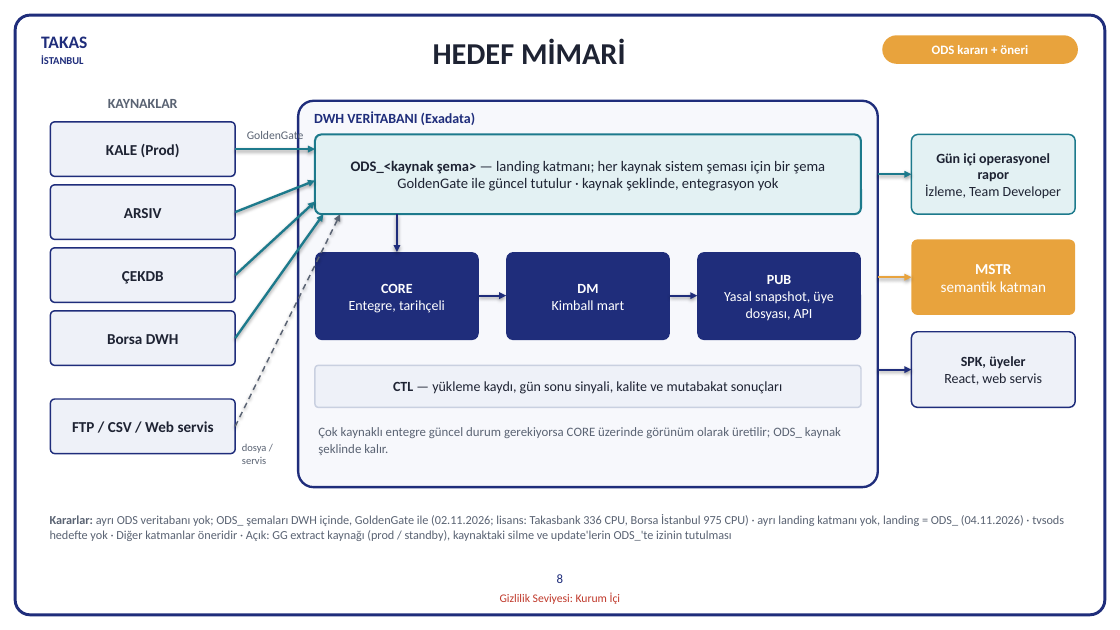
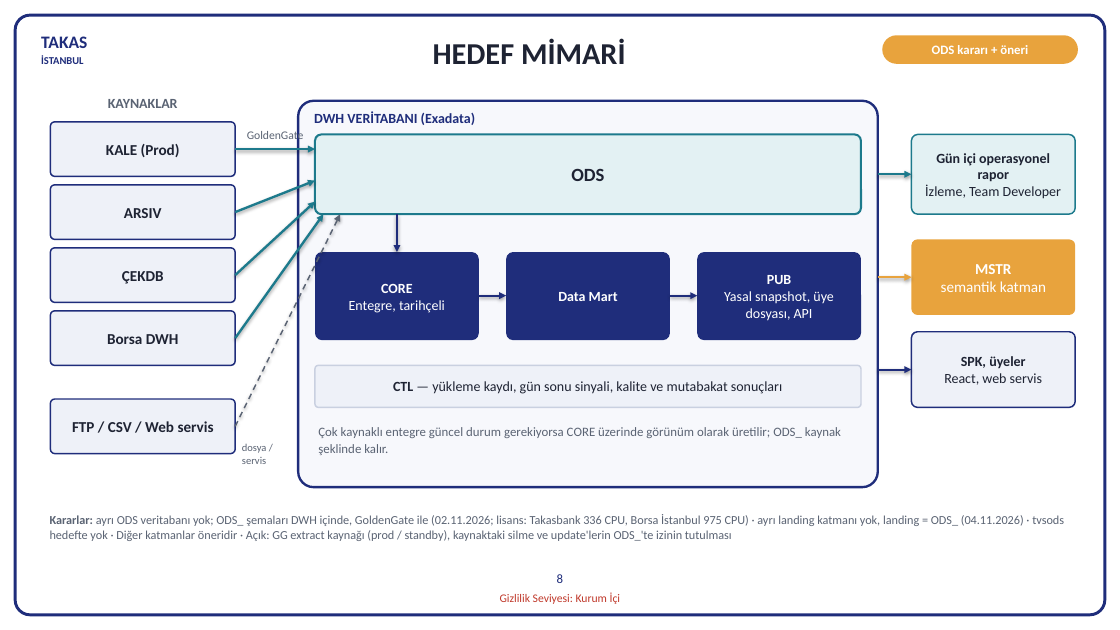
Before and after one commit to hanifidemirel0/Cursor-Projects, a slide deck: slide 8 of outputs/dwh-sunum-kasim-2026/5 - DWHSunum_Kasim2026.pptx. Drawn at 1120x630 pixels with LibreOffice and Linux fonts; fonts in the diff are those of the drawing. Boxes give left, top, right and bottom in pixels: in the first picture for what was removed or moved away, otherwise in the second. Text is boxed around its words. In the diff, an @@ line names an element or a change of style, - is before the commit and + after.

```diff
--- a/outputs/dwh-sunum-kasim-2026/5 - DWHSunum_Kasim2026.pptx
+++ b/outputs/dwh-sunum-kasim-2026/5 - DWHSunum_Kasim2026.pptx
@@ text in rounded rectangle at (x1=571, y1=169, x2=604, y2=181): text changed; size 12.5 to 16 pt; bold on @@
-ODS_<kaynak şema> — landing katmanı; her kaynak sistem şeması için bir şema
-GoldenGate ile güncel tutulur · kaynak şeklinde, entegrasyon yok
+ODS
@@ text in rounded rectangle at (x1=558, y1=292, x2=618, y2=301): text changed; bold on @@
-DM
-Kimball mart
+Data Mart
```
Also in this commit, not shown: 2 other files.
